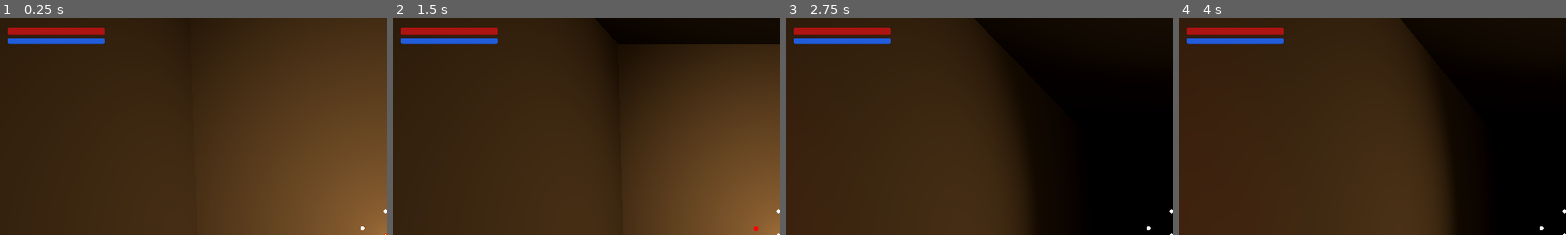
Above: before the commit, frames 1-4 (left to right).
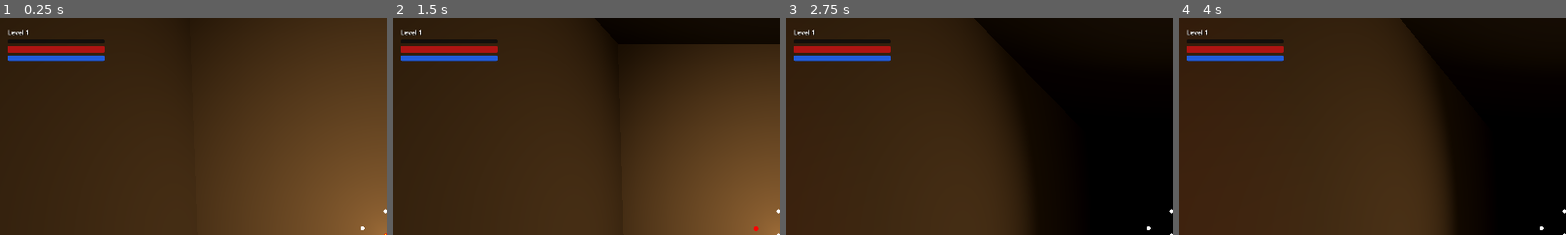
Above: after the commit, the same moments.

Repository: MendelDdS/pdc-godot
Game: Godot game, scene res://scenes/main.tscn
Same seed, same stepped clock (60 frames per second), same inputs: the game is played once before the commit and once after it.
Inputs (mouse positions are % of the whole screen's width and height, from its top left):
- Up to frame 1 (0.25 s): no input
- Up to frame 2 (1.5 s): move the mouse to (55, 50) at 0.52 s; hold D (Right strafe) 0.53-1.28 s; hold Up (Foward) 0.53-1.28 s; move the mouse to (45, 50) at 1.27 s; hold Down (Back) from 1.28 s (still down); click (45, 50) at 1.35 s
- Up to frame 3 (2.75 s): move the mouse to (52, 48) at 2.02 s; release Down (Back) at 2.03 s; hold D (Right strafe) from 2.03 s (still down); hold Right mouse button (Item Passive) from 2.03 s (still down)
- Up to frame 4 (4 s): move the mouse to (49, 52) at 2.77 s; release Right mouse button (Item Passive) at 2.78 s; tap Up (Foward) at 2.85 s; move the mouse to (57, 51) at 3.52 s; release D (Right strafe) at 3.53 s; hold A (Left strafe) from 3.53 s (still down); click (57, 51) at 3.6 s
The pictures show only the part of the screen within x 0-50%, y 0-50%; the shares and areas given below are measured in that part.

The runs differ from the first frame. In frame 1, 3.0% of the frame differs, in the area x 2-28%, y 4-21%; in frame 2, 3.0%; in frame 3, 3.0%; in frame 4, 3.0%.

Commit message:
feat(#0000): implement UI level and XP

Diff:
--- a/resources/enemies/common_enemy.tres
+++ b/resources/enemies/common_enemy.tres
@@ -6,6 +6,7 @@
 script = ExtResource("1_enemy")
 enemy_name = "Common Enemy"
 max_health = 100
+xp_reward = 25
 attack_damage = 5
 attack_windup = 0.35
 attack_cooldown = 1.0
--- a/resources/scripts/enemy_data.gd
+++ b/resources/scripts/enemy_data.gd
@@ -3,6 +3,7 @@
 
 @export var enemy_name: String = "Enemy"
 @export var max_health: int = 100
+@export var xp_reward: int = 25
 @export var attack_damage: int = 5
 @export var attack_windup: float = 0.35
 @export var attack_cooldown: float = 1.0
--- a/scenes/actors/enemies/enemy.gd
+++ b/scenes/actors/enemies/enemy.gd
@@ -4,6 +4,7 @@
 enum State { IDLE, CHASE, ATTACK, STUNNED, DEAD }
 
 @export var enemy_data: EnemyData
+@export var xp_reward: int = 25
 @export var attack_damage: int = 5
 @export var attack_windup: float = 0.35
 @export var attack_cooldown: float = 1.0
@@ -62,6 +63,7 @@
 	if enemy_data == null:
 		return
 
+	xp_reward = enemy_data.xp_reward
 	attack_damage = enemy_data.attack_damage
 	attack_windup = enemy_data.attack_windup
 	attack_cooldown = enemy_data.attack_cooldown
@@ -656,4 +658,6 @@
 
 func _enemy_died() -> void:
 	state = State.DEAD
+	if player != null and is_instance_valid(player) and player.has_method("add_experience"):
+		player.add_experience(xp_reward)
 	queue_free()
--- a/scenes/actors/player/player.gd
+++ b/scenes/actors/player/player.gd
@@ -21,6 +21,13 @@
 
 @export_group("Progression")
 @export var level: int = 1
+@export var experience: int = 0
+@export var experience_to_next_level: int = 100
+@export var experience_to_next_level_growth: float = 1.35
+@export var level_up_strength_gain: int = 1
+@export var level_up_dexterity_gain: int = 1
+@export var level_up_vigor_gain: int = 1
+@export var level_up_intelligence_gain: int = 1
 
 @export_group("Primary Stats")
 @export var strength: int = BASE_STAT_VALUE
@@ -269,6 +276,10 @@
 	resources_ui.set_health(health_component.current_health, health_component.max_health)
 	resources_ui.set_stamina(stamina, max_stamina)
 	resources_ui.set_mana(mana, max_mana)
+	if resources_ui.has_method("set_level"):
+		resources_ui.set_level(level)
+	if resources_ui.has_method("set_experience"):
+		resources_ui.set_experience(experience, experience_to_next_level)
 
 func _can_defend() -> bool:
 	return not _is_using_sword() or stamina > 0.0
@@ -323,7 +334,29 @@
 	vigor += max(0, vigor_gain)
 	intelligence += max(0, intelligence_gain)
 	_recalculate_stats(true)
+	if resources_ui != null and resources_ui.has_method("flash_level_up"):
+		resources_ui.flash_level_up()
 	print("Level up! Level: ", level, " STR: ", strength, " DEX: ", dexterity, " VIG: ", vigor, " INT: ", intelligence)
+
+func add_experience(amount: int) -> void:
+	if amount <= 0:
+		return
+
+	experience += amount
+	print("XP +", amount, " (", experience, "/", experience_to_next_level, ")")
+	while experience >= experience_to_next_level:
+		experience -= experience_to_next_level
+		experience_to_next_level = max(1, roundi(experience_to_next_level * experience_to_next_level_growth))
+		_apply_automatic_level_up()
+	_update_resources_ui()
+
+func _apply_automatic_level_up() -> void:
+	apply_level_up(
+		level_up_strength_gain,
+		level_up_dexterity_gain,
+		level_up_vigor_gain,
+		level_up_intelligence_gain
+	)
 
 func _recalculate_stats(fill_resources: bool = false) -> void:
 	var stamina_percent := 1.0 if max_stamina <= 0.0 else stamina / max_stamina
--- a/scenes/levels/dungeon_entrance.gd
+++ b/scenes/levels/dungeon_entrance.gd
@@ -11,9 +11,9 @@
 	"##########",
 	"#P.E#...U#",
 	"#.#.#.##.#",
-	"#.#...#..#",
+	"#.#.E.#..#",
 	"#.###.#E##",
-	"#...#....#",
+	"#.E.#....#",
 	"###.#.##.#",
 	"#E..#..Q.#",
 	"#...S....#",
--- a/scenes/ui/player_resources_ui.gd
+++ b/scenes/ui/player_resources_ui.gd
@@ -4,6 +4,8 @@
 @onready var health_bar: ProgressBar = $Root/Bars/HealthBar
 @onready var stamina_bar: ProgressBar = $Root/Bars/StaminaBar
 @onready var mana_bar: ProgressBar = $Root/Bars/ManaBar
+@onready var level_label: Label = $Root/Bars/LevelLabel
+@onready var xp_bar: ProgressBar = $Root/Bars/XPBar
 
 var _bar_tweens: Dictionary = {}
 var _last_values: Dictionary = {}
@@ -21,8 +23,28 @@
 func set_mana(value: float, max_value: float) -> void:
 	_set_bar(mana_bar, value, max_value, Color(0.55, 0.9, 1.0), Color(0.75, 0.85, 1.0))
 
+func set_level(value: int) -> void:
+	level_label.text = "Level %s" % value
+
+func set_experience(value: int, max_value: int) -> void:
+	_set_bar(xp_bar, float(value), float(max_value), Color(0.95, 0.72, 0.25), Color(1.0, 0.88, 0.35))
+
 func flash_stamina_denied() -> void:
 	_flash_bar(stamina_bar, Color(1.0, 0.25, 0.12), 1.12)
+
+func flash_level_up() -> void:
+	_flash_bar(xp_bar, Color(1.0, 0.9, 0.35), 1.1)
+	if _bar_tweens.has(level_label) and _bar_tweens[level_label]:
+		_bar_tweens[level_label].kill()
+
+	level_label.pivot_offset = level_label.size * 0.5
+	level_label.modulate = Color(1.0, 0.9, 0.35, 1.0)
+	level_label.scale = Vector2(1.2, 1.2)
+	var tween := create_tween()
+	_bar_tweens[level_label] = tween
+	tween.set_trans(Tween.TRANS_QUAD).set_ease(Tween.EASE_OUT)
+	tween.tween_property(level_label, "scale", Vector2.ONE, 0.22)
+	tween.parallel().tween_property(level_label, "modulate", Color.WHITE, 0.22)
 
 func flash_mana_denied() -> void:
 	_flash_bar(mana_bar, Color(0.75, 0.3, 1.0), 1.12)
--- a/scenes/ui/player_resources_ui.tscn
+++ b/scenes/ui/player_resources_ui.tscn
@@ -30,6 +30,13 @@
 corner_radius_bottom_right = 4
 corner_radius_bottom_left = 4
 
+[sub_resource type="StyleBoxFlat" id="StyleBoxFlat_xp"]
+bg_color = Color(0.84, 0.58, 0.13, 1)
+corner_radius_top_left = 4
+corner_radius_top_right = 4
+corner_radius_bottom_right = 4
+corner_radius_bottom_left = 4
+
 [node name="PlayerResourcesUI" type="CanvasLayer"]
 script = ExtResource("1_resources")
 
@@ -39,7 +46,7 @@
 offset_left = 24.0
 offset_top = 24.0
 offset_right = 264.0
-offset_bottom = 96.0
+offset_bottom = 126.0
 
 [node name="Bars" type="VBoxContainer" parent="Root"]
 layout_mode = 1
@@ -48,7 +55,24 @@
 anchor_bottom = 1.0
 grow_horizontal = 2
 grow_vertical = 2
-theme_override_constants/separation = 8
+theme_override_constants/separation = 6
+
+[node name="LevelLabel" type="Label" parent="Root/Bars"]
+custom_minimum_size = Vector2(240, 18)
+layout_mode = 2
+theme_override_colors/font_color = Color(1, 1, 1, 1)
+theme_override_colors/font_shadow_color = Color(0, 0, 0, 0.85)
+theme_override_constants/shadow_offset_x = 1
+theme_override_constants/shadow_offset_y = 1
+text = "Level 1"
+
+[node name="XPBar" type="ProgressBar" parent="Root/Bars"]
+custom_minimum_size = Vector2(240, 10)
+layout_mode = 2
+show_percentage = false
+theme_override_styles/background = SubResource("StyleBoxFlat_bg")
+theme_override_styles/fill = SubResource("StyleBoxFlat_xp")
+max_value = 100.0
 
 [node name="HealthBar" type="ProgressBar" parent="Root/Bars"]
 custom_minimum_size = Vector2(240, 18)
